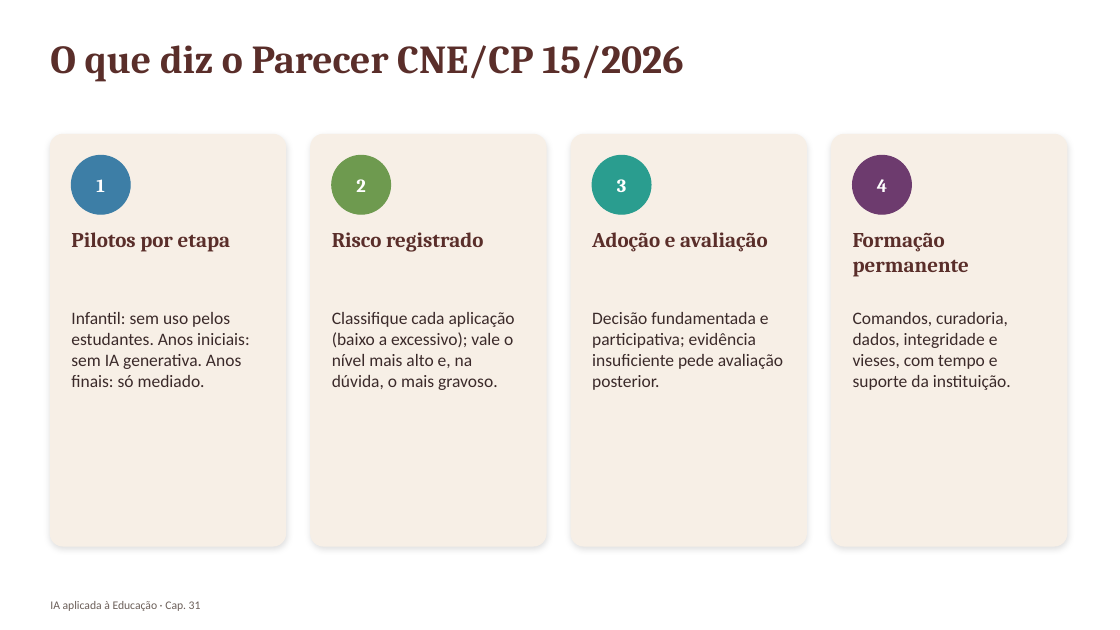
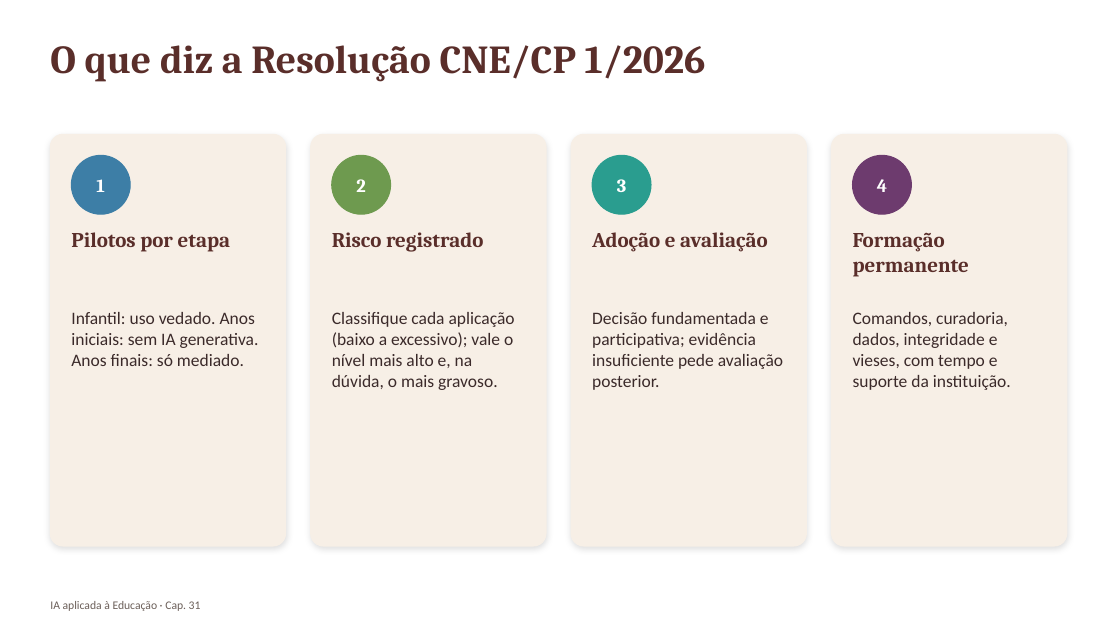
Before and after one commit to arakenmedeiros/claude, a slide deck: slide 16 of livro_ia_educacao/saida/pptx/Cap31_slides.pptx. Drawn at 1120x630 pixels with LibreOffice and Linux fonts; fonts in the diff are those of the drawing. Boxes give left, top, right and bottom in pixels: in the first picture for what was removed or moved away, otherwise in the second. Text is boxed around its words. In the diff, an @@ line names an element or a change of style, - is before the commit and + after.

```diff
--- a/livro_ia_educacao/saida/pptx/Cap31_slides.pptx
+++ b/livro_ia_educacao/saida/pptx/Cap31_slides.pptx
@@ text at (x1=50, y1=45, x2=706, y2=82): text changed @@
-O que diz o Parecer CNE/CP 15/2026
+O que diz a Resolução CNE/CP 1/2026
@@ text at (x1=71, y1=312, x2=259, y2=366): text changed @@
-Infantil: sem uso pelos estudantes. Anos iniciais: sem IA generativa. Anos finais: só mediado.
+Infantil: uso vedado. Anos iniciais: sem IA generativa. Anos finais: só mediado.
```
Also in this commit, not shown: 1 other slide changed, 9 other files.
